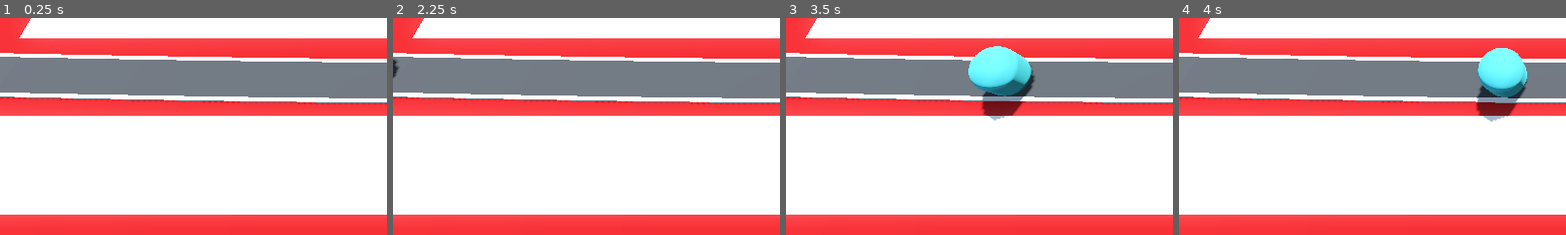
Above: before the commit, frames 1-4 (left to right).
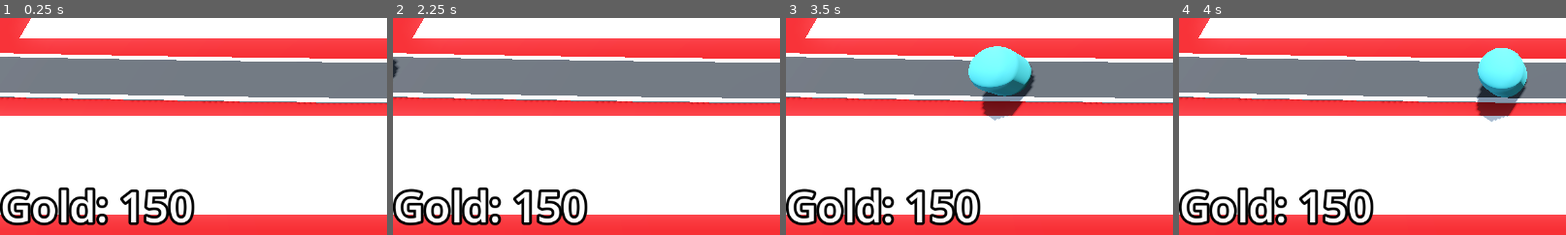
Above: after the commit, the same moments.

Repository: Matthew-CS11/Barbarian-Blaster
Game: Godot game, scene res://base_level.tscn
Two runs of this game, one before a commit and one after it. Both use one fixed random seed, a clock stepped at 60 frames per second and the inputs below.
Inputs (mouse positions are % of the whole screen's width and height, from its top left):
- Up to frame 1 (0.25 s): no input
- Up to frame 2 (2.25 s): tap Enter at 0.5, 2 s; move the mouse to (72, 45) at 0.52 s; click (72, 45) at 0.6 s; tap Space at 1.25 s; move the mouse to (30, 55) at 1.27 s; click (30, 55) at 1.35 s; move the mouse to (60, 28) at 2.02 s; click (60, 28) at 2.1 s
- Up to frame 3 (3.5 s): move the mouse to (45, 70) at 2.77 s; click (45, 70) at 2.85 s
- Up to frame 4 (4 s): move the mouse to (80, 65) at 3.52 s; click (80, 65) at 3.6 s
The pictures show only the part of the screen within x 0-50%, y 50-100%; the shares and areas given below are measured in that part.

The runs differ from the first frame. In frame 1, 4.6% of the frame differs, in the area x 0-51%, y 78-96%; in frame 2, 4.6%; in frame 3, 4.6%; in frame 4, 4.6%.

Commit message:
add bank(work in progress)

Diff:
--- /dev/null
+++ b/bank.gd
@@ -0,0 +1,12 @@
+extends MarginContainer
+
+@export var starting_gold := 150
+@onready var label: Label = $Label
+
+var gold :int:
+	set(gld):
+		gold = max(0, gld)
+		label.text = "Gold: "+str(gold)
+
+func _ready() -> void:
+	gold = starting_gold
--- a/base_level.tscn
+++ b/base_level.tscn
@@ -7,6 +7,7 @@
 [ext_resource type="Script" uid="uid://44kr7funbtde" path="res://enemy_path/path_3d.gd" id="3_u2wky"]
 [ext_resource type="Script" uid="uid://bon5dpar4wygo" path="res://Turret/turret_manager.gd" id="5_ftfrf"]
 [ext_resource type="PackedScene" uid="uid://d01unib15e15u" path="res://Turret/turret.tscn" id="6_u2wky"]
+[ext_resource type="Script" uid="uid://brmiqfbffbybp" path="res://bank.gd" id="8_bkkah"]
 
 [sub_resource type="ProceduralSkyMaterial" id="ProceduralSkyMaterial_4sal3"]
 sky_horizon_color = Color(0.66224277, 0.6717428, 0.6867428, 1)
@@ -36,6 +37,11 @@
 
 [sub_resource type="StandardMaterial3D" id="StandardMaterial3D_eesb3"]
 albedo_color = Color(0.75819176, 0.7581918, 0.75819165, 1)
+
+[sub_resource type="LabelSettings" id="LabelSettings_2elnx"]
+font_size = 64
+outline_size = 16
+outline_color = Color(0, 0, 0, 1)
 
 [node name="BaseLevel" type="Node3D"]
 
@@ -128,4 +134,20 @@
 turret = ExtResource("6_u2wky")
 enemy_path = NodePath("../Path3D")
 
+[node name="Bank" type="MarginContainer" parent="."]
+anchors_preset = 15
+anchor_right = 1.0
+anchor_bottom = 1.0
+grow_horizontal = 2
+grow_vertical = 2
+mouse_filter = 2
+script = ExtResource("8_bkkah")
+
+[node name="Label" type="Label" parent="Bank"]
+layout_mode = 2
+size_flags_horizontal = 0
+size_flags_vertical = 8
+text = "Gold: 150"
+label_settings = SubResource("LabelSettings_2elnx")
+
 [connection signal="timeout" from="Path3D/Timer" to="Path3D" method="_on_timer_timeout"]
Not shown, added: bank.gd.uid
Not shown: 1 places in base_level.tscn that only renumber resources
